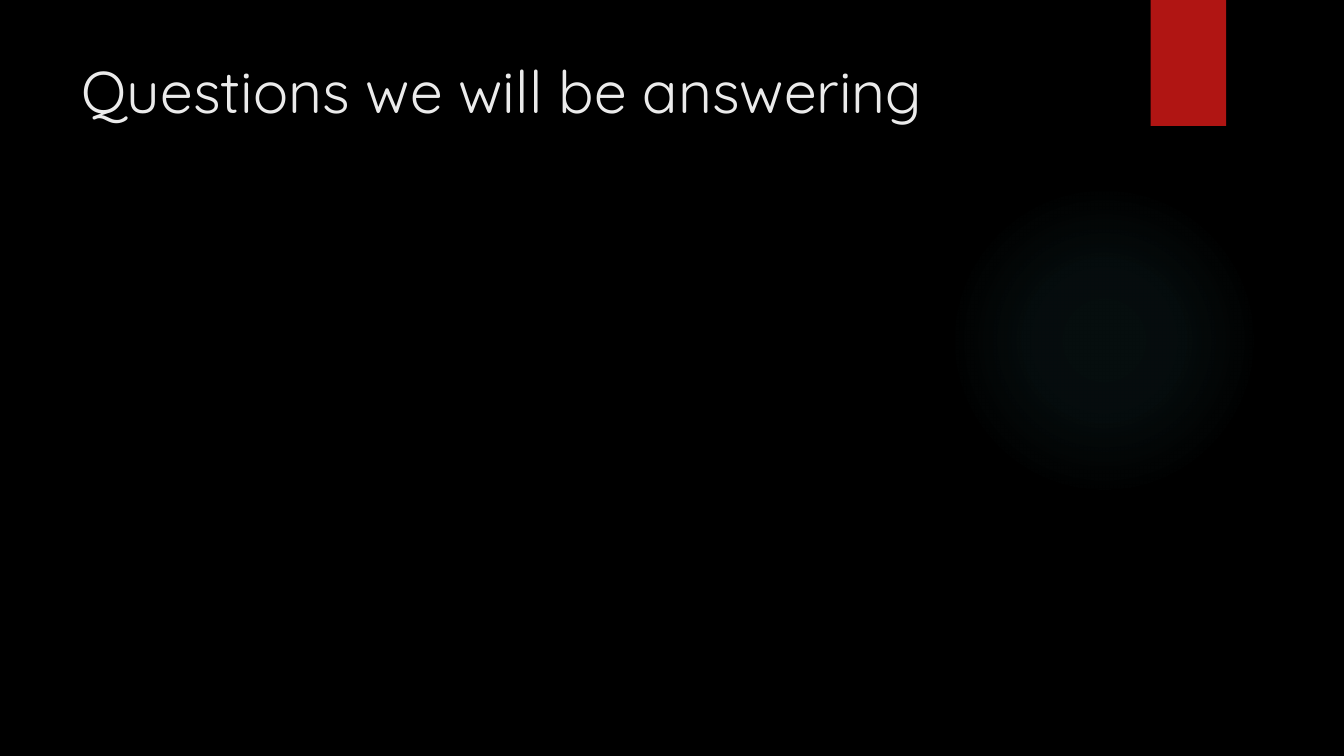
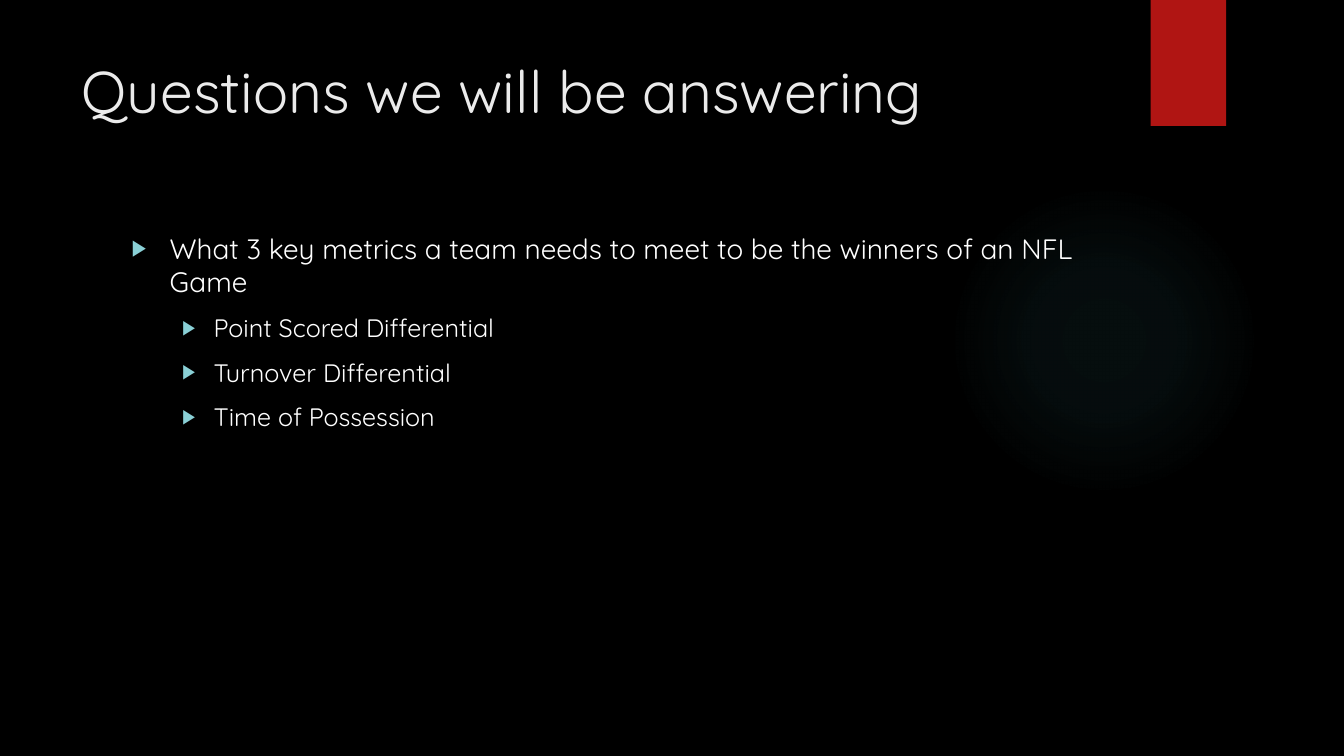
Before and after one commit to SKuczynski17/Group-1-Final-Project, a slide deck: slide 5 of Predicting the NFL Game Winner Presentation.pptx. Drawn at 1344x756 pixels with LibreOffice and Linux fonts; fonts in the diff are those of the drawing; background and template pictures are left out. Boxes give left, top, right and bottom in pixels: in the first picture for what was removed or moved away, otherwise in the second. Text is boxed around its words. In the diff, an @@ line names an element or a change of style, - is before the commit and + after.

```diff
--- a/Predicting the NFL Game Winner Presentation.pptx
+++ b/Predicting the NFL Game Winner Presentation.pptx
@@ text added at box(170, 238, 1072, 427), 18 pt, text #FFFFFF @@
+▶ What 3 key metrics a team needs to meet to be the winners of an NFL Game
+  ▶ Point Scored Differential
+  ▶ Turnover Differential
+  ▶ Time of Possession
```
Also in this commit, not shown: 3 other slides changed, 2 slides added, 1 other file.
